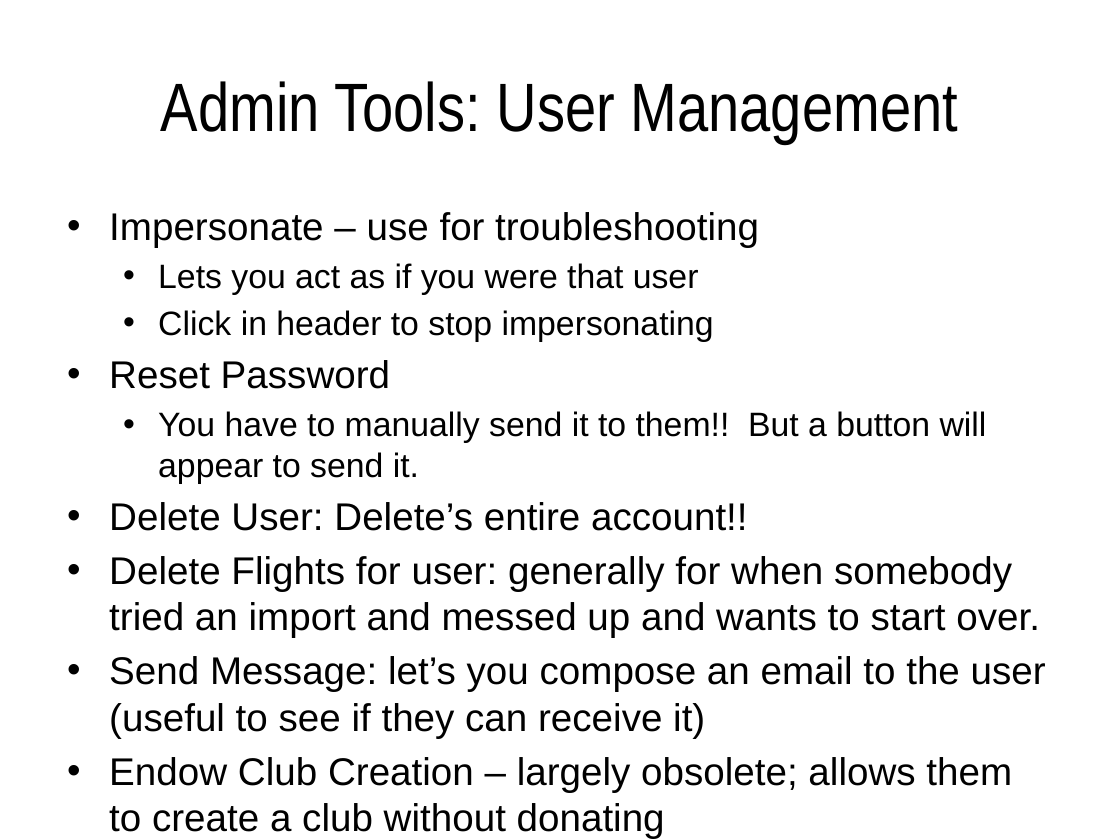
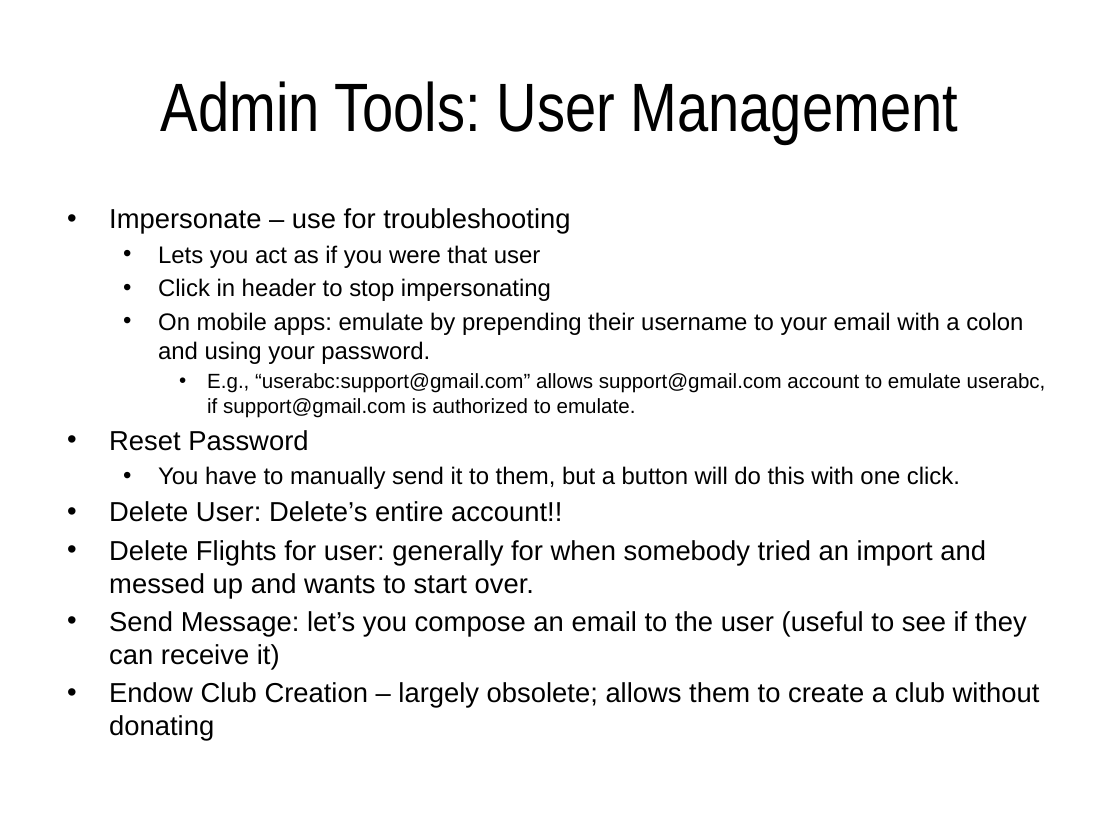
Before and after one commit to ericberman/MyFlightbookWeb, a slide deck: slide 12 of MyFlightbook.Web/Private/MyFlightbook Admin Tools.pptx (slide 11 before the commit). Drawn at 1120x840 pixels with LibreOffice and Linux fonts; fonts in the diff are those of the drawing; background and template pictures are left out. Boxes give left, top, right and bottom in pixels: in the first picture for what was removed or moved away, otherwise in the second. Text is boxed around its words. In the diff, an @@ line names an element or a change of style, - is before the commit and + after.

Commit message:
Update admin tools powerpoint

```diff
--- a/MyFlightbook.Web/Private/MyFlightbook Admin Tools.pptx
+++ b/MyFlightbook.Web/Private/MyFlightbook Admin Tools.pptx
@@ text at box(109, 208, 1040, 741): size 24.8 to 17.6 pt in "Impersonate – use for troubleshooting", "Reset Password", "Delete User: Delete’s entire account!!", "Delete Flights for user: generally for when ..." and 2 more places; size 21.7 to 15.4 pt in "Lets you act as if you were ...", "Click in header to stop impersonating"; less space between paragraphs @@
@@ text at box(158, 312, 1046, 418): paragraphs added @@
+  • On mobile apps: emulate by prepending their username to your email with a colon and using your password.
+    • E.g., “userabc:support@gmail.com” allows support@gmail.com account to emulate userabc, if support@gmail.com is authorized to emulate.
@@ text at box(158, 466, 960, 489): text changed; size 21.7 to 15.4 pt @@
-  • You have to manually send it to them!! But a button will appear to send it.
+  • You have to manually send it to them, but a button will do this with one click.
```
Also in this commit, not shown: 11 other slides changed, 4 slides added.
